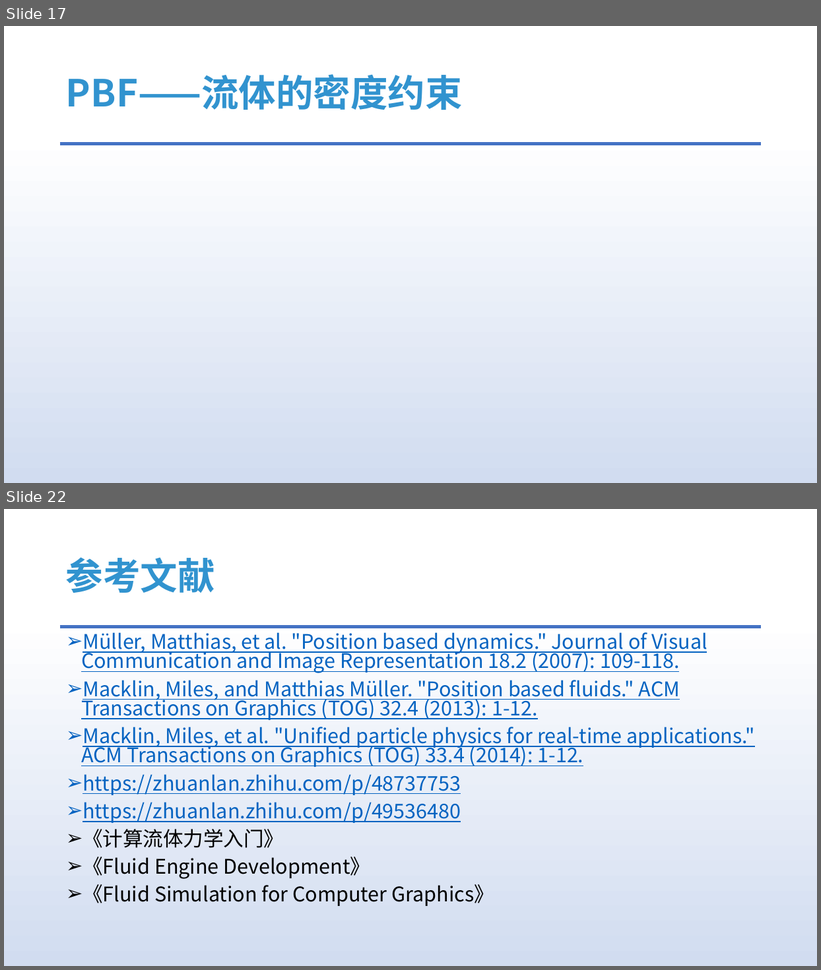
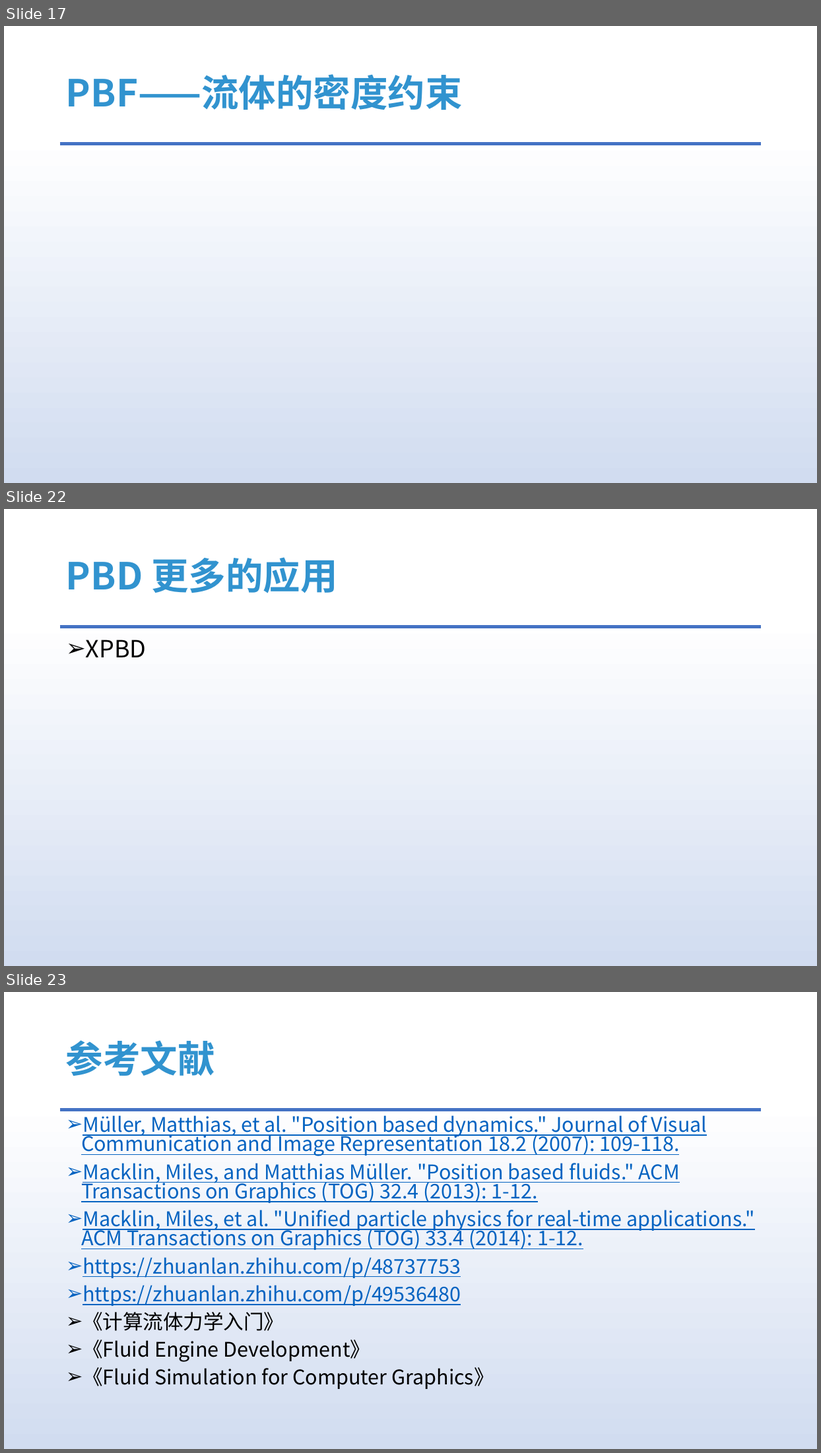
Before and after one commit to answerear/UnityFluid, a slide deck: doc/流体模拟入门分享-Part II.pptx. Shown one above the other, each under a label of ours: slides 17 and 22 before the commit, slides 17, 22 and 23 after it; the slides between them are not shown. The pictures are 821x970 and 821x1453 pixels, drawn with LibreOffice and Linux fonts; fonts in the diff are those of the drawing; grey boxes stand for pictures. Boxes give left, top, right and bottom in pixels: in the first picture for what was removed or moved away, otherwise in the second. Text is boxed around its words. In the diff, an @@ line names an element or a change of style, - is before the commit and + after.

```diff
--- a/doc/流体模拟入门分享-Part II.pptx
+++ b/doc/流体模拟入门分享-Part II.pptx
@@ slide 22 added at (4, 509, 817, 966), background gradient #FFFFFF to #D1DCF0 to #DAE3F3 to #ABC0E4 to #BECEEA to #C7D5ED; not listed: 1 template element that a slide beside it also shows @@
@@ title added at (66, 557, 337, 593), 44 pt, text #3193CF, bold @@
+PBD 更多的应用
@@ text added at (86, 640, 147, 657), 28 pt, text #000000 @@
+➢ XPBD
@@ what was slide 22 is now slide 23 @@
```
Also in this commit, not shown: 1 slide changed, 3 other slides added, 1 other file.
